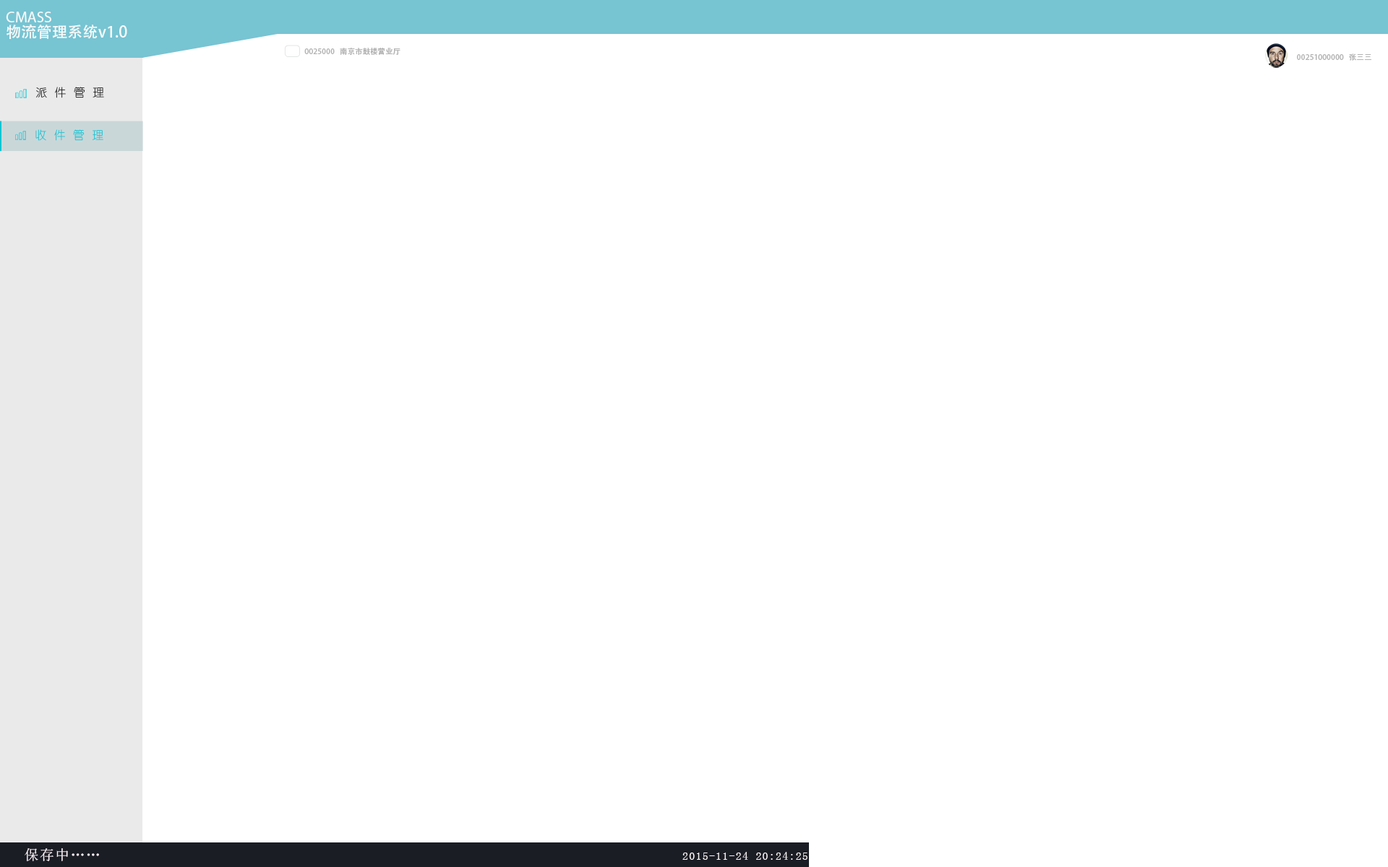
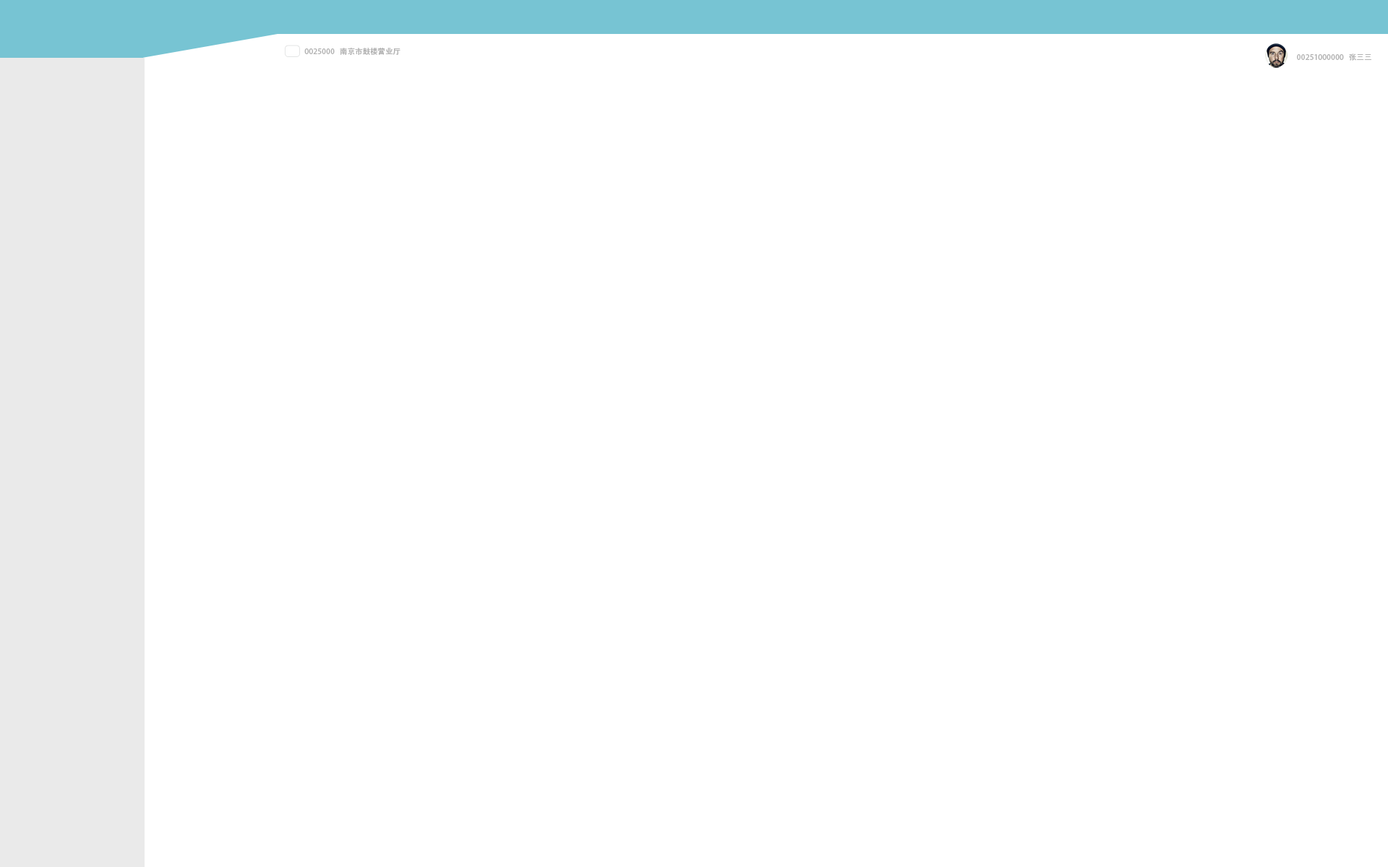
Comparing the layer stacks of the two 1388 x 867 images. Changes:
hid group "底部" (3 layers) over [0, 842, 809, 867]
hid "title" over [5, 11, 128, 40]
hid group "图标" (2 layers) over [15, 86, 105, 99]
hid group "图标点中" (4 layers) over [0, 120, 144, 152]
painted on "Bg" (3rd of 3, in "导航") over [142, 57, 145, 867]
